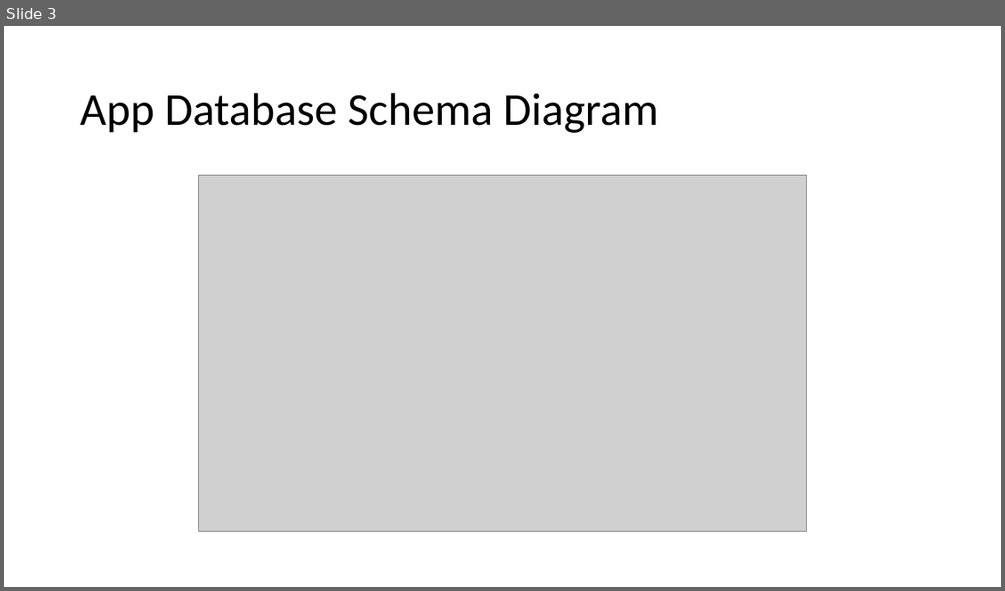
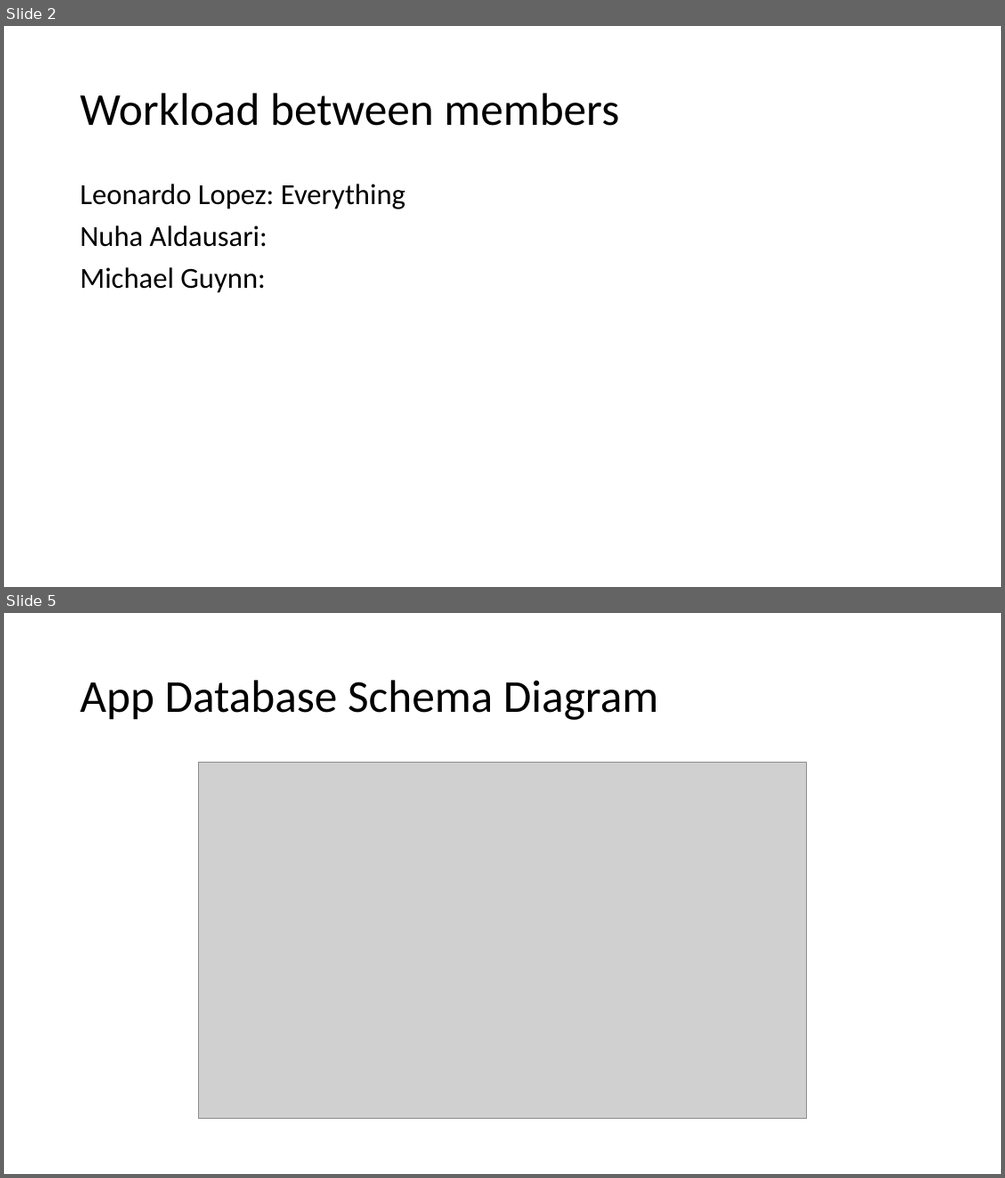
Before and after one commit to itsshortforleo/MovieRecommenderSystem, a slide deck: Powerpoint/CSC204 Reel Review Powerpoint Presentation.pptx. Shown one above the other, each under a label of ours: slide 3 before the commit, slides 2 and 5 after it; the slides between them are not shown. The pictures are 1005x591 and 1005x1178 pixels, drawn with LibreOffice and Linux fonts; fonts in the diff are those of the drawing; grey boxes stand for pictures. Boxes give left, top, right and bottom in pixels: in the first picture for what was removed or moved away, otherwise in the second. Text is boxed around its words. In the diff, an @@ line names an element or a change of style, - is before the commit and + after.

Commit message:
added text files and updated powerpoint

```diff
--- a/Powerpoint/CSC204 Reel Review Powerpoint Presentation.pptx
+++ b/Powerpoint/CSC204 Reel Review Powerpoint Presentation.pptx
@@ slide 2 added at bbox=[4, 26, 1001, 587], background #FFFFFF @@
@@ title added at bbox=[80, 93, 619, 126], 44 pt, text #000000 @@
+Workload between members
@@ text added at bbox=[80, 184, 405, 293], 28 pt, text #000000 @@
+Leonardo Lopez: Everything
+Nuha Aldausari:
+Michael Guynn:
@@ what was slide 3 is now slide 5 @@
```
Also in this commit, not shown: 4 slides changed, 2 other slides added, 2 other files.
